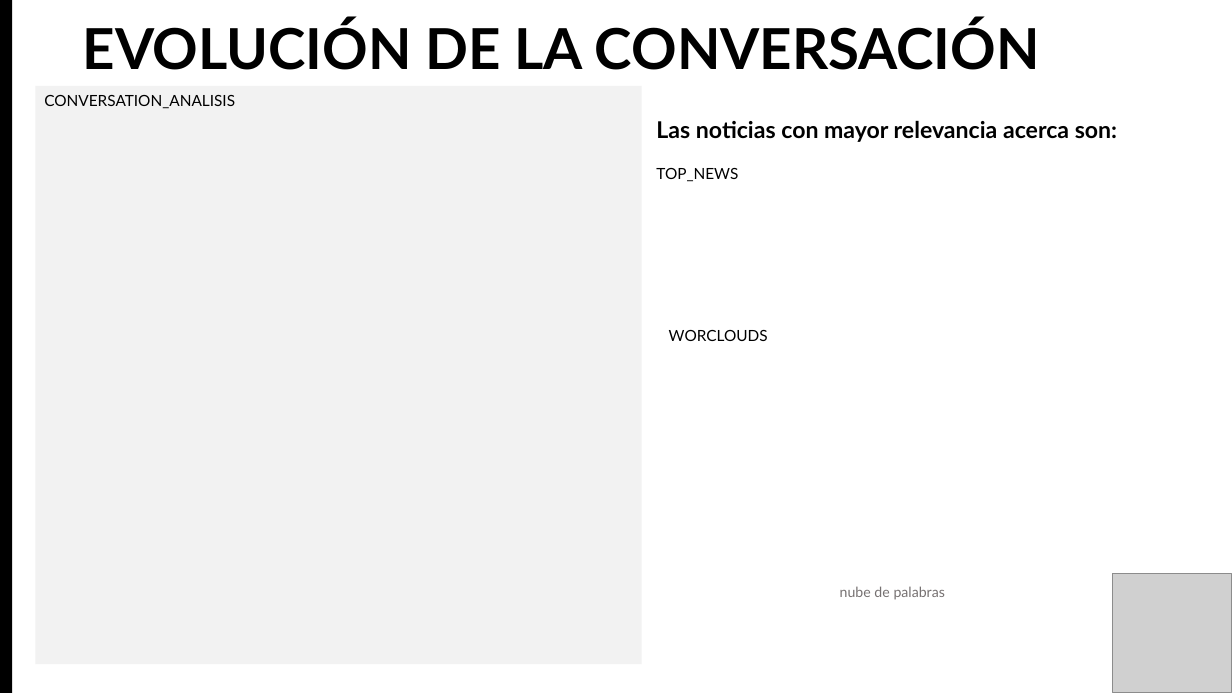
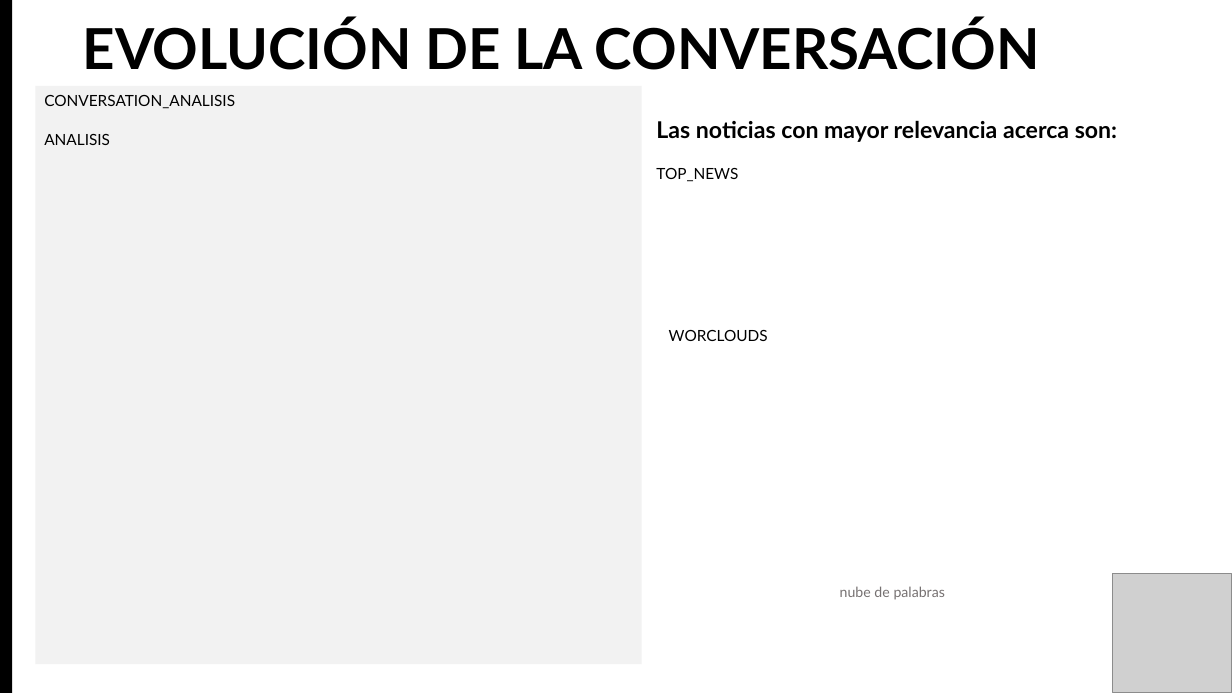
Before and after one commit to 2mingho/powerpoint-automated-web, a slide deck: slide 3 of powerpoints/Reporte_plantilla.pptx. Drawn at 1232x693 pixels with LibreOffice and Linux fonts; fonts in the diff are those of the drawing; grey boxes stand for pictures. Boxes give left, top, right and bottom in pixels: in the first picture for what was removed or moved away, otherwise in the second. Text is boxed around its words. In the diff, an @@ line names an element or a change of style, - is before the commit and + after.

```diff
--- a/powerpoints/Reporte_plantilla.pptx
+++ b/powerpoints/Reporte_plantilla.pptx
@@ text added at [44, 134, 110, 145], 12 pt, text #000000 @@
+ANALISIS
```
Also in this commit, not shown: 1 other slide changed, 2 other files.
